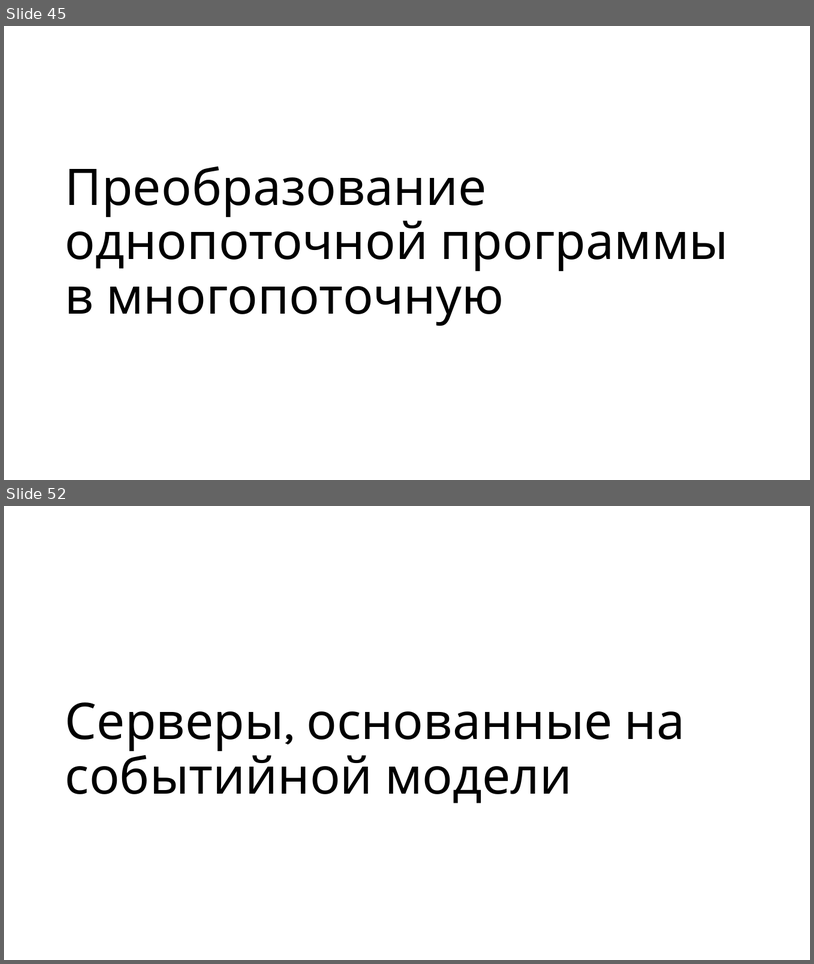
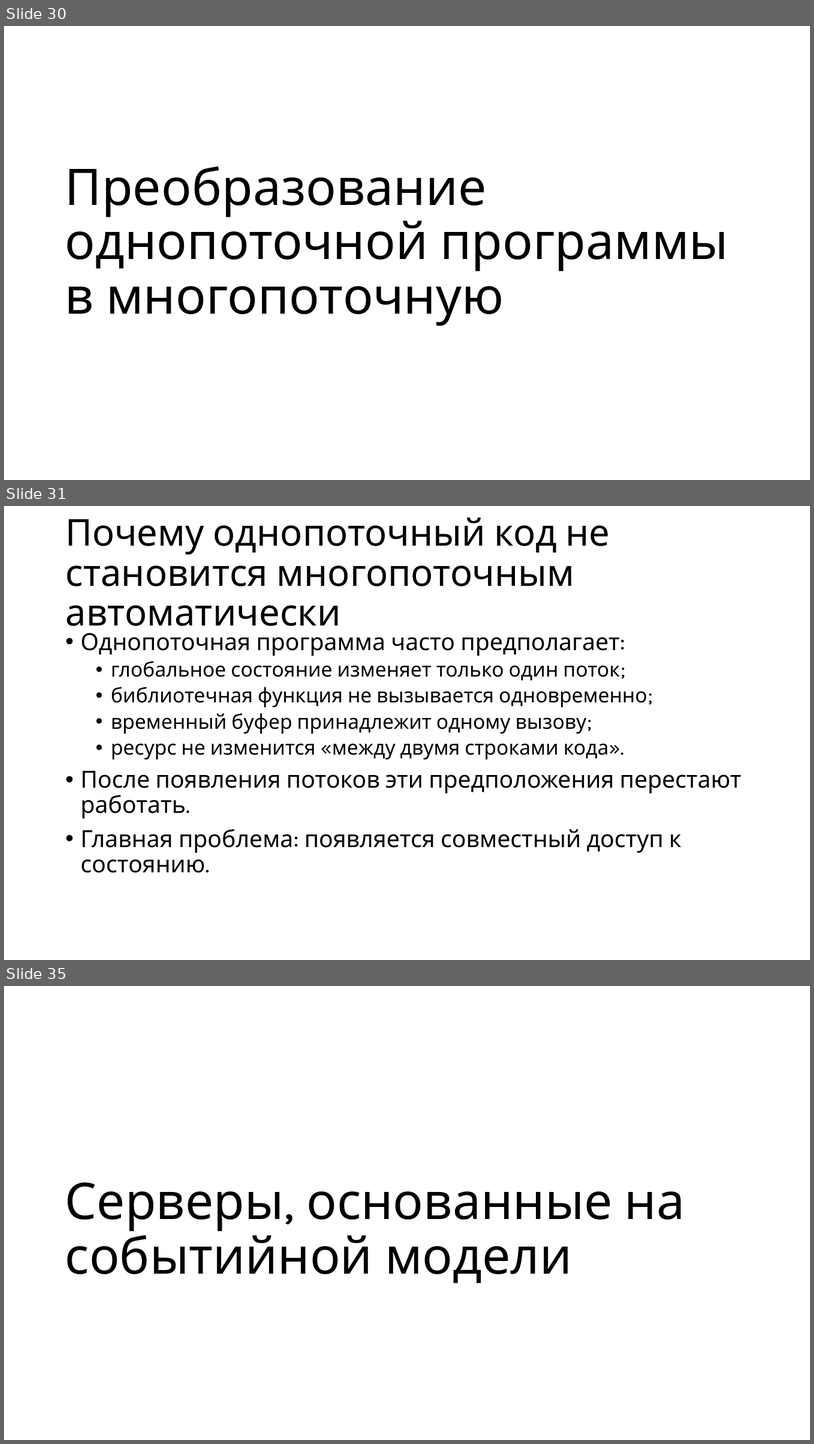
Before and after one commit to alexey-malov/os-course, a slide deck: lectures/04/Потоки.pptx. Shown one above the other, each under a label of ours: slides 45 and 52 before the commit, slides 30, 31 and 35 after it; the slides between them are not shown. The pictures are 814x964 and 814x1444 pixels, drawn with LibreOffice and Linux fonts; fonts in the diff are those of the drawing. Boxes give left, top, right and bottom in pixels: in the first picture for what was removed or moved away, otherwise in the second. Text is boxed around its words. In the diff, an @@ line names an element or a change of style, - is before the commit and + after.

Commit message:
обновил лекцию по теме "Потоки"

```diff
--- a/lectures/04/Потоки.pptx
+++ b/lectures/04/Потоки.pptx
@@ slide 31 added at (4, 506, 810, 960), background #FFFFFF @@
@@ title added at (65, 517, 611, 636), 44 pt, text #000000 @@
+Почему однопоточный код не становится многопоточным автоматически
@@ text added at (81, 633, 742, 873), 24 pt, text #000000 @@
+• Однопоточная программа часто предполагает:
+  • глобальное состояние изменяет только один поток;
+  • библиотечная функция не вызывается одновременно;
+  • временный буфер принадлежит одному вызову;
+  • ресурс не изменится «между двумя строками кода».
+• После появления потоков эти предположения перестают работать.
+• Главная проблема: появляется совместный доступ к состоянию.
@@ what was slide 45 is now slide 30 @@
@@ what was slide 52 is now slide 35 @@
```
Also in this commit, not shown: 5 slides changed, 27 other slides added, 46 slides removed.
